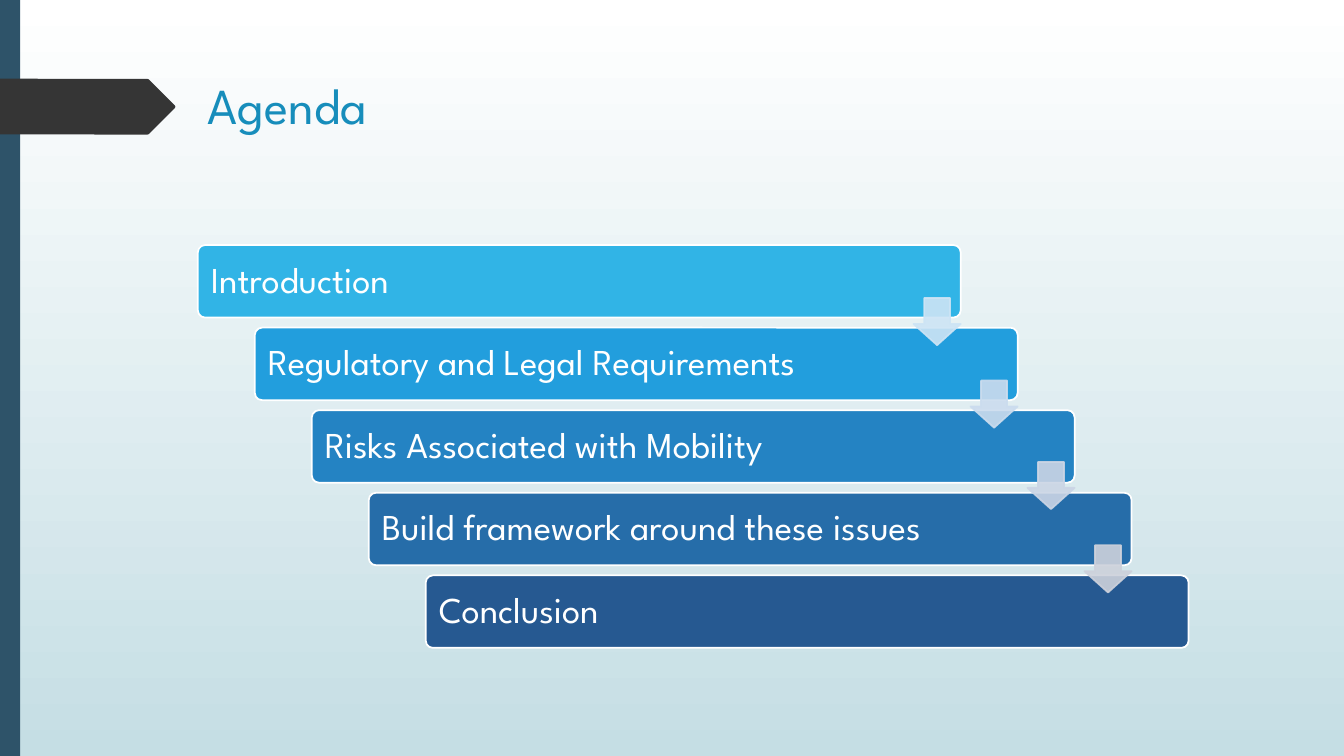
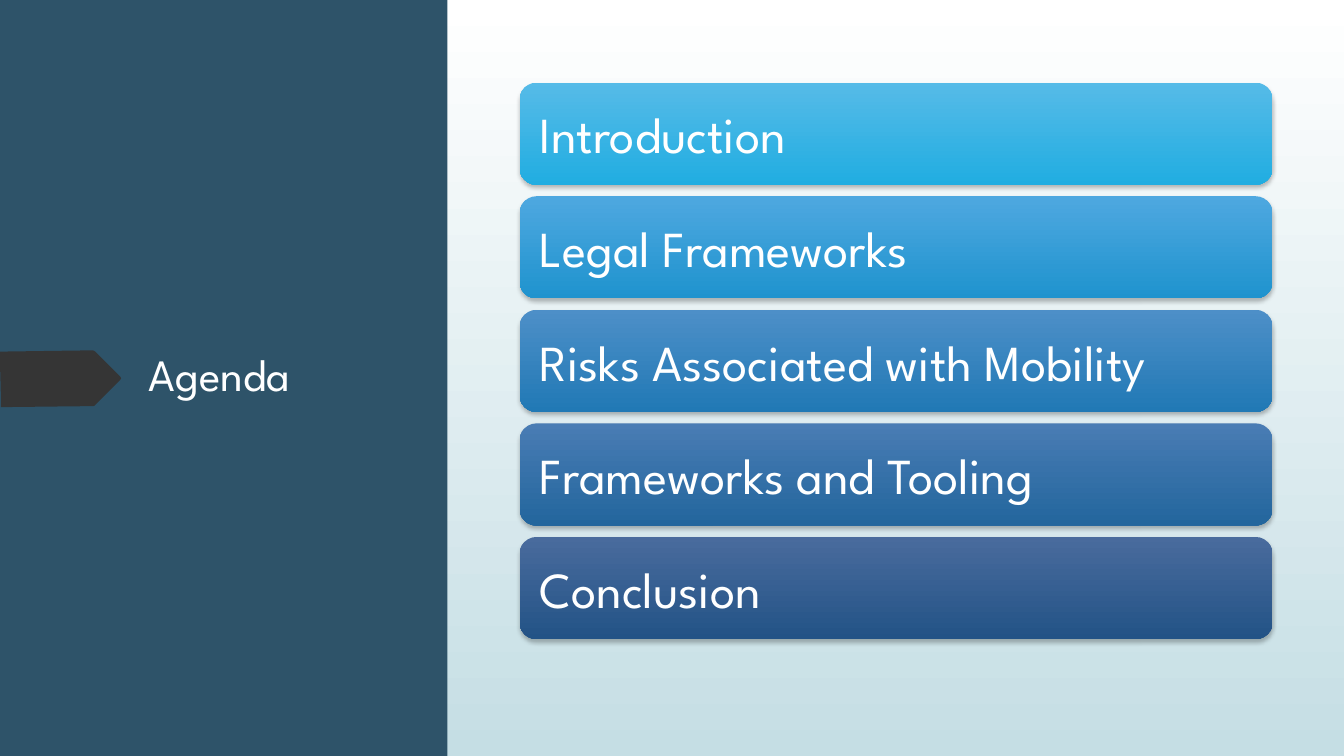
Before and after one commit to dr-natetorious/TIM-7030-Managing_Risks_and_Privacy, a slide deck: slide 2 of Week7_MasterDataMgmt/BachmeierNTIM7030-7.pptx. Drawn at 1344x756 pixels with LibreOffice and Linux fonts; fonts in the diff are those of the drawing. Boxes give left, top, right and bottom in pixels: in the first picture for what was removed or moved away, otherwise in the second. Text is boxed around its words. In the diff, an @@ line names an element or a change of style, - is before the commit and + after.

```diff
--- a/Week7_MasterDataMgmt/BachmeierNTIM7030-7.pptx
+++ b/Week7_MasterDataMgmt/BachmeierNTIM7030-7.pptx
@@ rectangle: place and size @@
-rectangle at box(0, 0, 20, 756)
+rectangle at box(0, 0, 448, 756)
@@ rectangle added at box(0, 0, 20, 756), fill #2E5369 @@
@@ rectangle: place and size @@
-rectangle at box(0, 0, 1344, 756)
+rectangle at box(528, 0, 1344, 756)
@@ freeform shape removed at box(0, 79, 175, 134) @@
@@ freeform shape added at box(0, 79, 175, 134), fill #353535 @@
@@ text "Introduction": place and size @@
-text "Introduction" at box(211, 268, 389, 294)
+text "Introduction" at box(540, 118, 786, 154)
@@ rounded rectangle: place and size @@
-rounded rectangle at box(255, 328, 1018, 400)
+rounded rectangle at box(519, 310, 1272, 411)
@@ rounded rectangle at box(519, 310, 1272, 411): fill #229EDD to gradient #4E90C8 to #227AB5; outline #FFFFFF 1.25 pt to none; shadow on; proportions changed @@
@@ size 26 to 36 pt; line spacing 0.9 to 1; more space between paragraphs in 3 elements at box(540, 573, 761, 609), box(540, 118, 786, 154), box(540, 346, 1146, 392) @@
@@ text "Risks Associated with Mobility": place and size @@
-text "Risks Associated with Mobility" at box(325, 433, 762, 466)
+text "Risks Associated with Mobility" at box(540, 346, 1146, 392)
@@ freeform shape added at box(0, 351, 121, 407), fill #353535 @@
@@ title "Agenda": place and size @@
-title "Agenda" at box(208, 89, 367, 135)
+title "Agenda" at box(149, 360, 290, 401)
@@ title "Agenda" at box(149, 360, 290, 401): size 36 to 32 pt, text colour #178DBB to #FFFFFF @@
@@ group added at box(519, 83, 1272, 525): 3 rounded rectangles, 2 texts @@
+Legal Frameworks
+Frameworks and Tooling
@@ rounded rectangle: place and size @@
-rounded rectangle at box(425, 576, 1189, 648)
+rounded rectangle at box(519, 537, 1272, 639)
@@ rounded rectangle at box(519, 537, 1272, 639): fill #265991 to gradient #496B9E to #235387; outline #FFFFFF 1.25 pt to none; shadow on; proportions changed @@
@@ text "Conclusion": place and size @@
-text "Conclusion" at box(439, 598, 599, 624)
+text "Conclusion" at box(540, 573, 761, 609)
@@ group removed at box(198, 245, 1132, 593): 4 down arrows, 3 rounded rectangles, 2 texts @@
-Regulatory and Legal Requirements
-Build framework around these issues
@@ group removed at box(11, 154, 315, 720): 5 freeform shapes @@
@@ group removed at box(51, 142, 262, 728): 7 freeform shapes @@
```
Also in this commit, not shown: 1 other slide changed, 2 other files.
